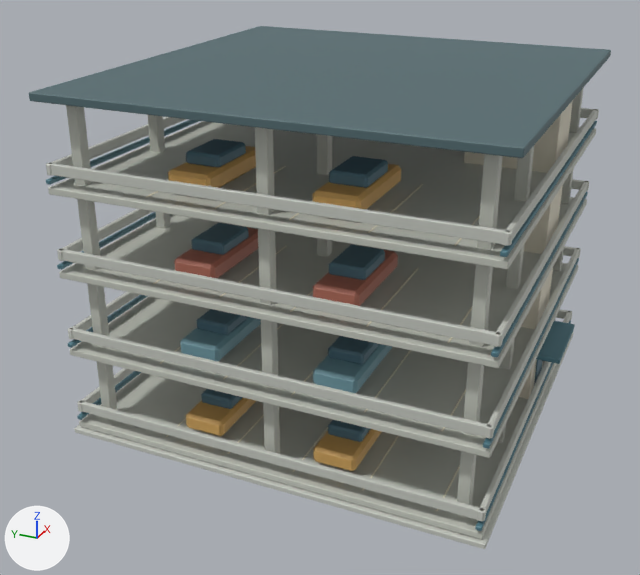
Before and after pictures for a commit that changed the Blender file assets/facilities/parking-tower-4x4-4f/facility.blend.
One viewpoint serves both versions: a 50 mm camera at (-30.2, -12.3, 19.1) aimed at (-1.3, 0.7, 4.7). Arrows for +X, +Y and +Z are at lower left; the lights stay in place. The older version comes first.
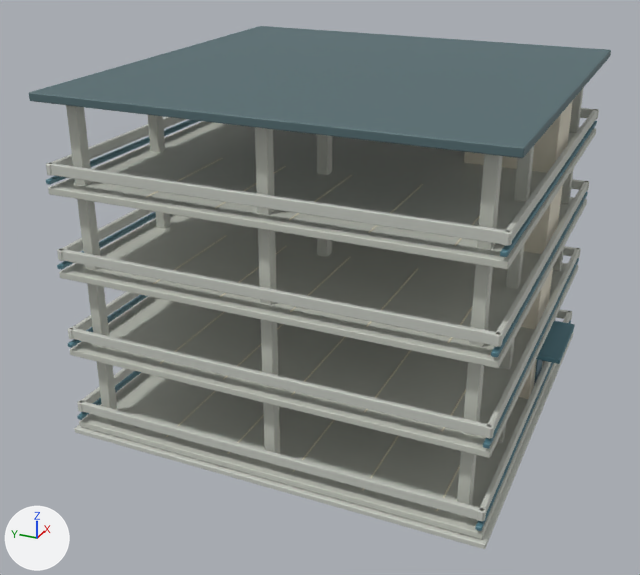
Boxes (x1, y1, x2, y2) around the edits, measured in the pictures (640 x 575 px):
'CarBody.005', deleted (orange)
    before: (313, 250, 398, 306)
'CarBody.003', deleted (cyan)
    before: (313, 344, 392, 393)
'CarBody.007', deleted (orange)
    before: (312, 164, 401, 209)
'CarBody.004', deleted (orange)
    before: (174, 227, 258, 278)
'CarBody.006', deleted (orange)
    before: (168, 146, 256, 188)
'CarBody.002', deleted (cyan)
    before: (180, 317, 261, 361)
'CarBody.001', deleted (orange)
    before: (313, 429, 381, 472)
'CarBody', deleted (orange)
    before: (186, 398, 256, 436)
'CarCabin.005', deleted (blue)
    before: (329, 244, 385, 280)
'CarCabin.007', deleted (blue)
    before: (329, 156, 388, 188)
'CarCabin.004', deleted (blue)
    before: (191, 223, 249, 255)
'CarCabin.006', deleted (blue)
    before: (186, 139, 246, 167)
'CarCabin.003', deleted (blue)
    before: (328, 336, 379, 364)
'CarCabin.002', deleted (blue)
    before: (197, 309, 248, 335)
'CarCabin.001', deleted (blue)
    before: (328, 420, 370, 442)
'CarCabin', deleted (blue)
    before: (201, 389, 243, 409)

The edits, one by one:
Object 'CarBody' (ob_carbody) is deleted.
Object 'CarCabin' (ob_carcabin) is deleted.
Object 'CarBody.001' (ob_carbody_001) is deleted.
Object 'CarCabin.001' (ob_carcabin_001) is deleted.
Object 'CarBody.002' (ob_carbody_002) is deleted.
Object 'CarCabin.002' (ob_carcabin_002) is deleted.
Object 'CarBody.003' (ob_carbody_003) is deleted.
Object 'CarCabin.003' (ob_carcabin_003) is deleted.
Object 'CarBody.004' (ob_carbody_004) is deleted.
Object 'CarCabin.004' (ob_carcabin_004) is deleted.
Object 'CarBody.005' (ob_carbody_005) is deleted.
Object 'CarCabin.005' (ob_carcabin_005) is deleted.
Object 'CarBody.006' (ob_carbody_006) is deleted.
Object 'CarCabin.006' (ob_carcabin_006) is deleted.
Object 'CarBody.007' (ob_carbody_007) is deleted.
Object 'CarCabin.007' (ob_carcabin_007) is deleted.
